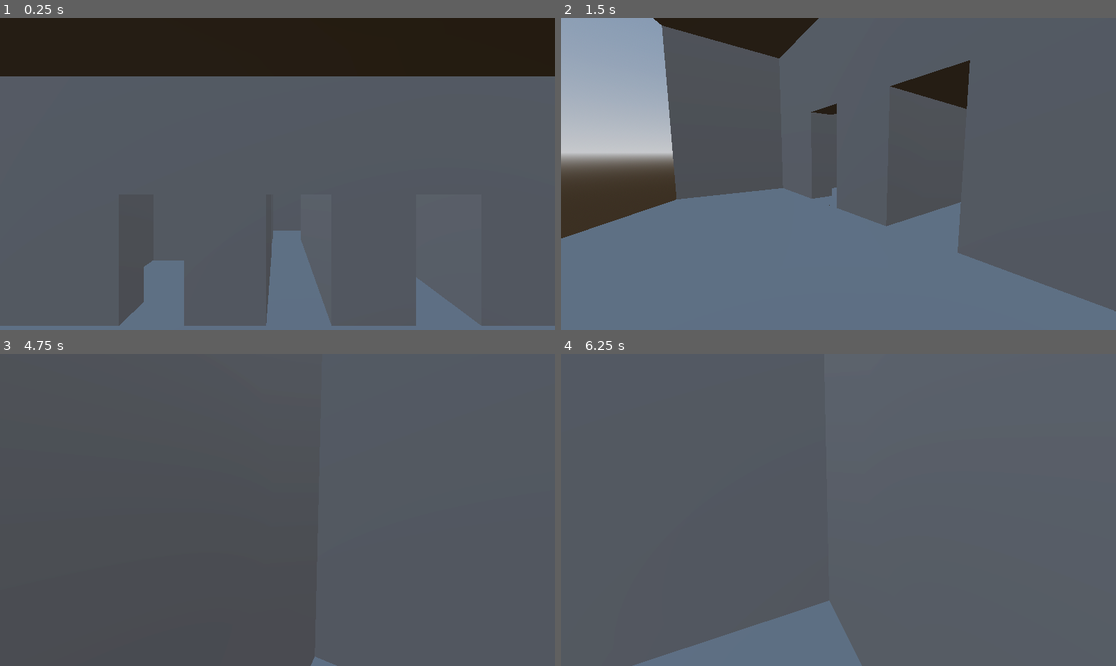
Above: before the commit, frames 1-4 (two rows, left to right).
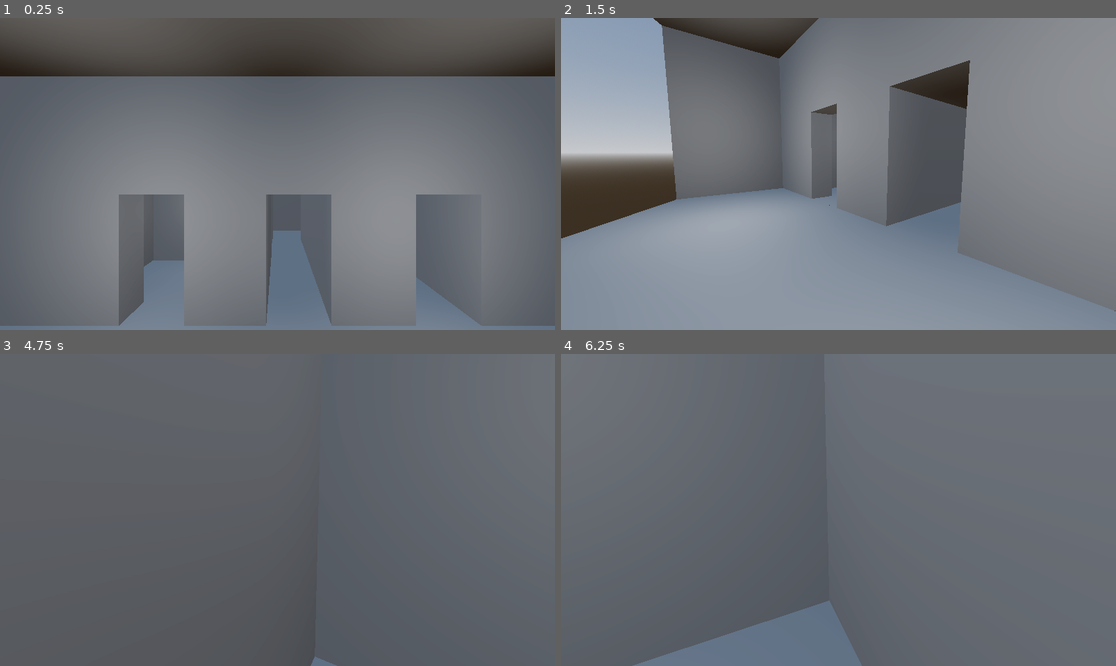
Above: after the commit, the same moments.

Repository: vanjac/short-fuse
Game: Godot game, scene res://MainScene.tscn
Same seed, same stepped clock (60 frames per second), same inputs: the game is played once before the commit and once after it.
Inputs (mouse positions are in pixels of both pictures, inside the frame that each line leads up to):
- Up to frame 1 (0.25 s): no input
- Up to frame 2 (1.5 s): move the mouse to (960, 158) at 0.52 s; press the mouse at (960, 158) at 0.53 s; hold D (right) 0.53-1.28 s; move the mouse to (810, 174) at 1.27 s; release the mouse at (810, 174) at 1.28 s; hold W (forward) from 1.28 s (still down); tap Ctrl (sprint) at 1.35 s
- Up to frame 3 (4.75 s): click (249, 510) at 1.55 s; move the mouse to (288, 503) at 2.02 s; press the mouse at (288, 503) at 2.03 s; tap Enter at 2.75, 4.25 s; move the mouse to (271, 516) at 2.77 s; release the mouse at (271, 516) at 2.78 s; click (271, 516) at 2.85 s; tap Space at 3.5 s; move the mouse to (316, 513) at 3.52 s; hold Ctrl (sprint) 3.53-4.28 s; click (316, 513) at 3.8 s; tap Escape (ui_cancel) at 4.15 s; move the mouse to (111, 463) at 4.27 s; release W (forward) at 4.28 s; hold A (left) from 4.28 s (still down); click (111, 463) at 4.35 s
- Up to frame 4 (6.25 s): move the mouse to (844, 510) at 5.02 s; release A (left) at 5.03 s; press the mouse at (844, 510) at 5.03 s; hold W (forward) 5.03-5.78 s; move the mouse to (816, 503) at 5.77 s; release the mouse at (816, 503) at 5.78 s; hold D (right) from 5.78 s (still down); tap Ctrl (sprint) at 5.85 s; click (816, 503) at 6.05 s

The runs differ from the first frame. In frame 1, 55% of the frame differs, in the area x 0-100%, y 0-100%; in frame 2, 69%; in frame 3, 0.1%; in frame 4, 1.9%.

Commit message:
Usable objects

Diff:
--- /dev/null
+++ b/HUD.tscn
@@ -0,0 +1,18 @@
+[gd_scene format=3 uid="uid://7526mvoacvj4"]
+
+[node name="HUD" type="CanvasLayer"]
+
+[node name="CenterContainer" type="CenterContainer" parent="."]
+anchors_preset = 15
+anchor_right = 1.0
+anchor_bottom = 1.0
+grow_horizontal = 2
+grow_vertical = 2
+
+[node name="HCross" type="ColorRect" parent="CenterContainer"]
+custom_minimum_size = Vector2(30, 1)
+layout_mode = 2
+
+[node name="VCross" type="ColorRect" parent="CenterContainer"]
+custom_minimum_size = Vector2(1, 30)
+layout_mode = 2
--- a/MainScene.tscn
+++ b/MainScene.tscn
@@ -1,7 +1,8 @@
-[gd_scene load_steps=6 format=3 uid="uid://bxnxv3kb5u84q"]
+[gd_scene load_steps=7 format=3 uid="uid://bxnxv3kb5u84q"]
 
 [ext_resource type="PackedScene" uid="uid://cxtmq350n1c0u" path="res://Player.tscn" id="1_2o316"]
 [ext_resource type="PackedScene" uid="uid://bck8knxx8mnmc" path="res://Ship.tscn" id="2_ho3oj"]
+[ext_resource type="PackedScene" uid="uid://7526mvoacvj4" path="res://HUD.tscn" id="4_5oehx"]
 
 [sub_resource type="ProceduralSkyMaterial" id="ProceduralSkyMaterial_5soes"]
 sky_horizon_color = Color(0.64625, 0.65575, 0.67075, 1)
@@ -30,3 +31,5 @@
 transform = Transform3D(1, 0, 0, 0, 1, 0, 0, 0, 1, -5.43047, 16.8455, -15.5114)
 
 [node name="Ship" parent="." instance=ExtResource("2_ho3oj")]
+
+[node name="HUD" parent="." instance=ExtResource("4_5oehx")]
--- a/Player.gd
+++ b/Player.gd
@@ -11,16 +11,23 @@
 var gravity = ProjectSettings.get_setting("physics/3d/default_gravity")
 @onready var neck := $Neck
 @onready var camera := $Neck/Camera3D
+@onready var ray := $Neck/Camera3D/RayCast3D
 
 
 func _unhandled_input(event: InputEvent) -> void:
 	if event is InputEventMouseButton:
 		Input.set_mouse_mode(Input.MOUSE_MODE_CAPTURED)
-	elif event.is_action_pressed("ui_cancel"):
+
+	if event.is_action_pressed("ui_cancel"):
 		Input.set_mouse_mode(Input.MOUSE_MODE_VISIBLE)
 	elif event.is_action_pressed("sprint"):
 		sprinting = true
-
+	elif event.is_action_pressed("use"):
+		ray.force_raycast_update()
+		if ray.is_colliding():
+			var collider = ray.get_collider()
+			if collider.has_method("_use"):
+				collider._use()
 	if Input.get_mouse_mode() == Input.MOUSE_MODE_CAPTURED:
 		if event is InputEventMouseMotion:
 			neck.rotate_y(-event.relative.x * sensitivity)
--- a/Player.tscn
+++ b/Player.tscn
@@ -23,3 +23,6 @@
 transform = Transform3D(1, 0, 0, 0, 1, 0, 0, 0, 1, 0, 0.5, 0)
 
 [node name="Camera3D" type="Camera3D" parent="Neck"]
+
+[node name="RayCast3D" type="RayCast3D" parent="Neck/Camera3D"]
+target_position = Vector3(0, 0, -2.5)
--- a/Ship.tscn
+++ b/Ship.tscn
@@ -25,7 +25,6 @@
 transform = Transform3D(1, 0, 0, 0, 2.71308, 0, 0, 0, 1, -3.03222, 12.3307, -24.0084)
 
 [node name="Lights" type="Node3D" parent="."]
-visible = false
 
 [node name="OmniLight3D" type="OmniLight3D" parent="Lights"]
 transform = Transform3D(1, 0, 0, 0, 1, 0, 0, 0, 1, -11.8458, 13.0971, -22.1207)
--- /dev/null
+++ b/Usable.gd
@@ -0,0 +1,6 @@
+extends Node
+
+signal used
+
+func _use():
+	used.emit()
--- a/project.godot
+++ b/project.godot
@@ -43,7 +43,8 @@
 , Object(InputEventKey,"resource_local_to_scene":false,"resource_name":"","device":-1,"window_id":0,"alt_pressed":false,"shift_pressed":false,"ctrl_pressed":false,"meta_pressed":false,"pressed":false,"keycode":0,"physical_keycode":4194325,"key_label":0,"unicode":0,"echo":false,"script":null)
 ]
 }
-
-[rendering]
-
-renderer/rendering_method="gl_compatibility"
+use={
+"deadzone": 0.5,
+"events": [Object(InputEventMouseButton,"resource_local_to_scene":false,"resource_name":"","device":-1,"window_id":0,"alt_pressed":false,"shift_pressed":false,"ctrl_pressed":false,"meta_pressed":false,"button_mask":0,"position":Vector2(0, 0),"global_position":Vector2(0, 0),"factor":1.0,"button_index":1,"pressed":false,"double_click":false,"script":null)
+]
+}
